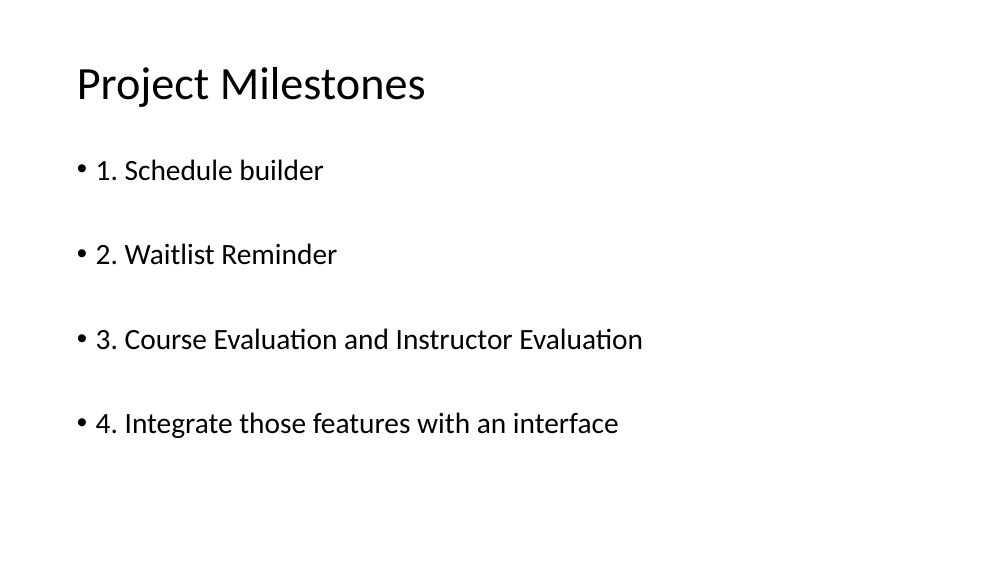
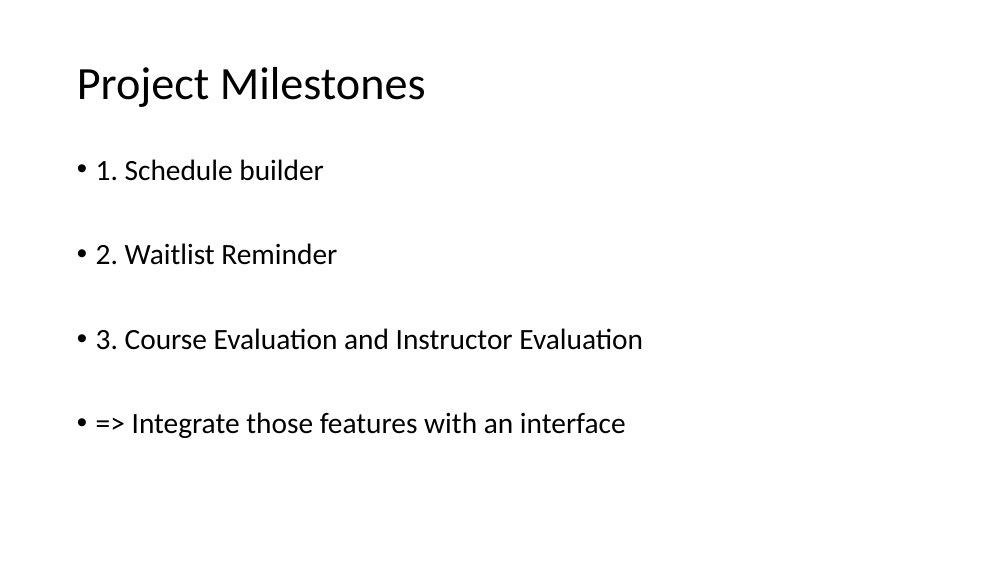
Before and after one commit to magicahan/Project_Alda, a slide deck: slide 3 of proposal/presentation/Project_ALDA.pptx. Drawn at 1008x567 pixels with LibreOffice and Linux fonts; fonts in the diff are those of the drawing. Boxes give left, top, right and bottom in pixels: in the first picture for what was removed or moved away, otherwise in the second. Text is boxed around its words. In the diff, an @@ line names an element or a change of style, - is before the commit and + after.

Commit message:
ready to present!

```diff
--- a/proposal/presentation/Project_ALDA.pptx
+++ b/proposal/presentation/Project_ALDA.pptx
@@ text at [132,412,626,438]: text changed @@
-• 4. Integrate those features with an interface
+• => Integrate those features with an interface
```
